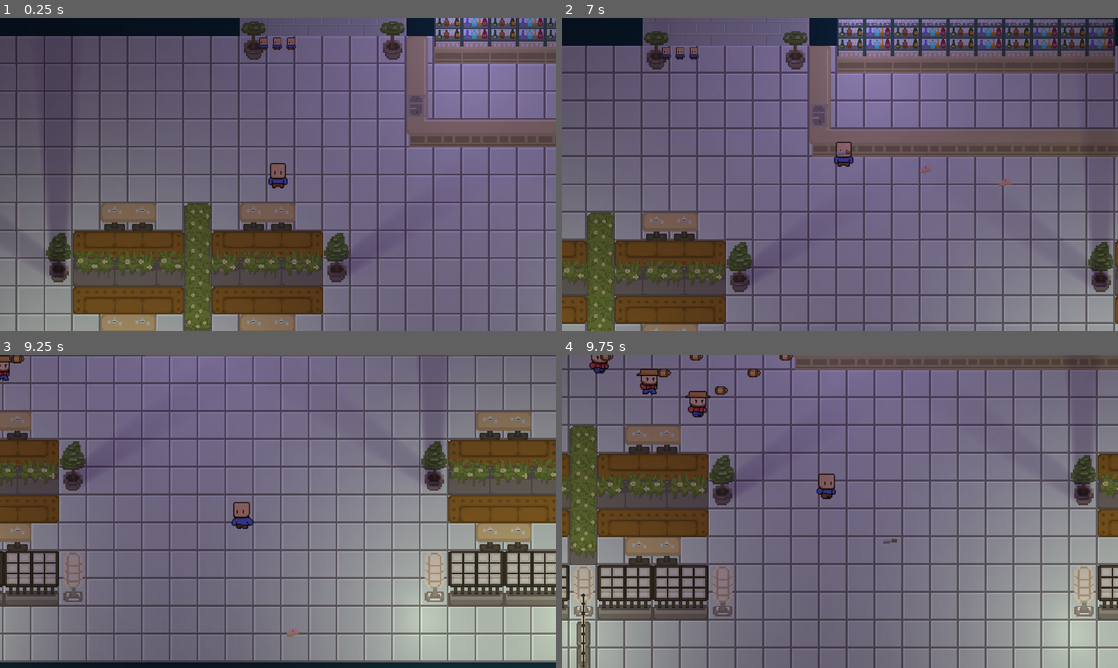
Above: before the commit, frames 1-4 (two rows, left to right).
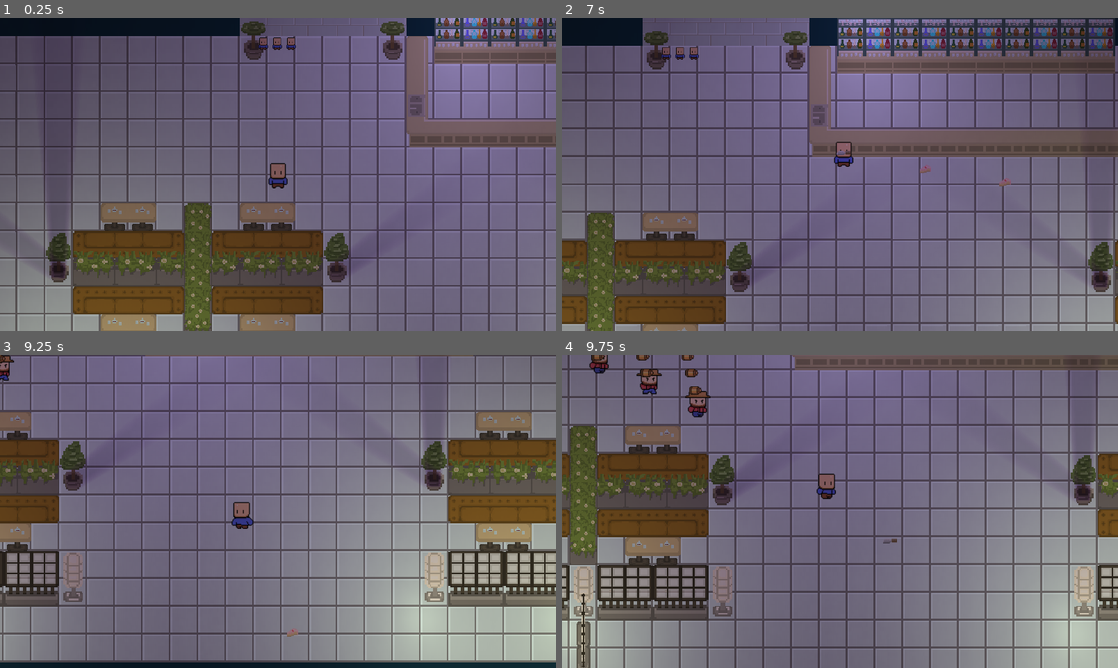
Above: after the commit, the same moments.

Repository: KDing0/GGJGodot
Game: Godot game, scene res://gamescene1.tscn
Same seed, same stepped clock (60 frames per second), same inputs: the game is played once before the commit and once after it. This scene is started directly instead of the project's main scene.
Inputs (mouse positions are in pixels of both pictures, inside the frame that each line leads up to):
- Up to frame 1 (0.25 s): no input
- Up to frame 2 (7 s): tap Enter at 0.5 s; move the mouse to (962, 158) at 0.52 s; press the mouse at (962, 158) at 0.53 s; hold Right (player_right) 0.53-1.28 s; move the mouse to (728, 190) at 1.27 s; release the mouse at (728, 190) at 1.28 s; hold Down (player_down) 1.28-2.03 s; click (728, 190) at 1.35 s; move the mouse to (895, 105) at 2.02 s; press the mouse at (895, 105) at 2.03 s; hold Right (player_right) 2.03-2.78 s; move the mouse to (812, 237) at 2.77 s; release the mouse at (812, 237) at 2.78 s; hold Up (player_up) 2.78-3.53 s; click (812, 237) at 2.85 s; move the mouse to (1006, 221) at 3.52 s; press the mouse at (1006, 221) at 3.53 s; hold Left (player_left) 3.53-5.03 s; move the mouse to (673, 127) at 4.27 s; release the mouse at (673, 127) at 4.28 s; click (673, 127) at 4.35 s; move the mouse to (867, 174) at 5.02 s; press the mouse at (867, 174) at 5.03 s; hold Down (player_down) 5.03-5.78 s; move the mouse to (756, 96) at 5.77 s; release the mouse at (756, 96) at 5.78 s; hold Right (player_right) 5.78-6.53 s; click (756, 96) at 5.85 s; move the mouse to (962, 158) at 6.52 s; press the mouse at (962, 158) at 6.53 s; hold Up (player_up) from 6.53 s (still down)
- Up to frame 3 (9.25 s): move the mouse to (166, 527) at 7.27 s; release Up (player_up) at 7.28 s; release the mouse at (166, 527) at 7.28 s; hold Right (player_right) 7.28-8.03 s; click (166, 527) at 7.35 s; move the mouse to (333, 442) at 8.02 s; press the mouse at (333, 442) at 8.03 s; hold Down (player_down) 8.03-8.78 s; move the mouse to (250, 574) at 8.77 s; release the mouse at (250, 574) at 8.78 s; hold Left (player_left) from 8.78 s (still down); click (250, 574) at 8.85 s
- Up to frame 4 (9.75 s): move the mouse to (1006, 558) at 9.52 s; release Left (player_left) at 9.53 s; press the mouse at (1006, 558) at 9.53 s; hold Up (player_up) from 9.53 s (still down)

Frames 1-2 are identical in both runs. In frame 3, less than 0.1% of the frame differs, in the area x 0-5%, y 0-3%; in frame 4, 0.5%, in the area x 5-42%, y 0-13%.

Commit message:
EXPLOSION

Diff:
--- a/src/Misc/GameController.gd
+++ b/src/Misc/GameController.gd
@@ -74,3 +74,15 @@
 		enemy_instance.BulletShootDelay = 0
 		enemy_instance.BulletCycleAmount = 1
 		enemy_instance.BulletCycleCooldown = 0.4
+
+	if(enemyType == 1):
+		enemy_instance.BulletSpawnOffset = Vector2(0,0)
+		enemy_instance.BulletSpawnID = "one"
+		enemy_instance.BulletAnimationID = "first"
+		enemy_instance.BulletRotation = 1
+
+		enemy_instance.BulletStartDelay = 2
+		enemy_instance.BulletShootDelay = 0.1
+		enemy_instance.BulletCycleAmount = 3
+		enemy_instance.BulletCycleCooldown = 1
+		enemy_instance.BulletRotationShift = 1
--- a/src/Misc/WaveSave.gd
+++ b/src/Misc/WaveSave.gd
@@ -5,12 +5,12 @@
 # If there is no next batch, just leave the last element
 const wave_1 = [
 	[Enemy.EnemyTypes.ENEMY_TYPE1, 1, 2.0, 10, 2],
-	[Enemy.EnemyTypes.ENEMY_TYPE1, 2, 5.0, 5, 2],
+	[Enemy.EnemyTypes.ENEMY_TYPE2, 2, 5.0, 5, 2],
 	[Enemy.EnemyTypes.ENEMY_TYPE1, 3, 7.0, 5]
 ]
 const wave_2 = [
-	[Enemy.EnemyTypes.ENEMY_TYPE1, 2, 5.0, 5, 0.5],
-	[Enemy.EnemyTypes.ENEMY_TYPE1, 1, 7.0, 5, 0.5],
+	[Enemy.EnemyTypes.ENEMY_TYPE2, 2, 5.0, 5, 0.5],
+	[Enemy.EnemyTypes.ENEMY_TYPE2, 1, 7.0, 5, 0.5],
 	[Enemy.EnemyTypes.ENEMY_TYPE1, 2, 3.0, 5, 0.5],
 	[Enemy.EnemyTypes.ENEMY_TYPE1, 1, 6.0, 5]
 ]
--- a/src/gamescene1.tscn
+++ b/src/gamescene1.tscn
@@ -38,8 +38,8 @@
 [sub_resource type="NavigationPolygon" id="NavigationPolygon_m3wac"]
 resource_name = "PatternCircle"
 script = ExtResource("7_8qbyn")
-bullet = "1"
-nbr = 30
+bullet = "2"
+nbr = 10
 radius = 3.0
 angle_total = 6.2832
 angle_decal = 0.0004
@@ -208,7 +208,7 @@
 
 [sub_resource type="PackedDataContainer" id="PackedDataContainer_p2jyy"]
 script = ExtResource("11_518bo")
-speed = 200.0
+speed = 100.0
 scale = 1.0
 angle = -0.9996
 groups = ["EnemyBullet"]
@@ -476,5 +476,11 @@
 id = "1"
 props = SubResource("PackedDataContainer_p2jyy")
 
+[node name="BulletPattern2" type="Path2D" parent="Node/Bullet"]
+curve = SubResource("Curve2D_qi17c")
+script = ExtResource("10_6xvcr")
+id = "2"
+props = SubResource("PackedDataContainer_p2jyy")
+
 [node name="Lives" parent="." instance=ExtResource("12_mkv35")]
 position = Vector2(-269, 24)
